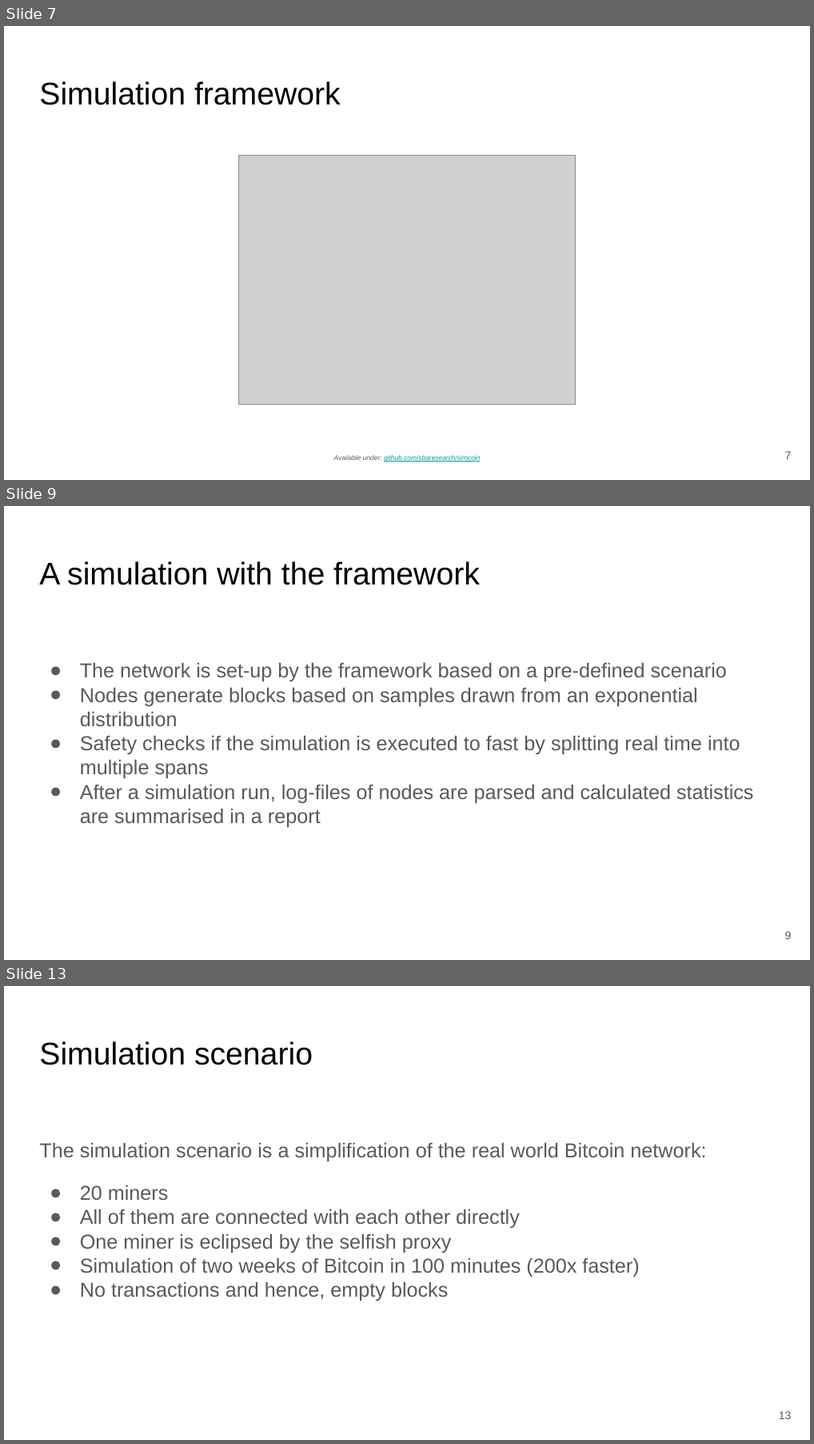
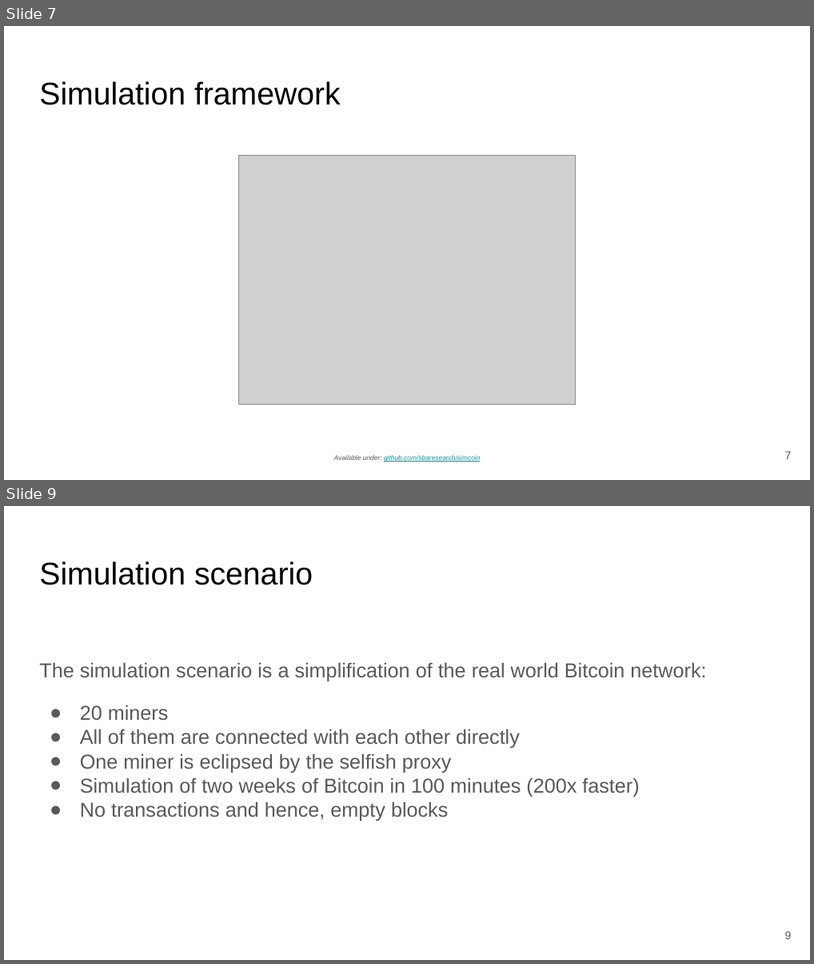
Before and after one commit to simonmulser/master-thesis, a slide deck: presentation/presentation.odp. Shown one above the other, each under a label of ours: slides 7, 9 and 13 before the commit, slides 7 and 9 after it; the slides between them are not shown. The pictures are 814x1444 and 814x964 pixels, drawn with LibreOffice and Linux fonts; fonts in the diff are those of the drawing; grey boxes stand for pictures. Boxes give left, top, right and bottom in pixels: in the first picture for what was removed or moved away, otherwise in the second. Text is boxed around its words. In the diff, an @@ line names an element or a change of style, - is before the commit and + after.

```diff
--- a/presentation/presentation.odp
+++ b/presentation/presentation.odp
@@ slide 9 removed at (4,506,810,960), background #FFFFFF @@
@@ title removed at (39,561,480,585) @@
-A simulation with the framework
@@ text removed at (80,662,754,827) @@
-● The network is set-up by the framework based on a pre-defined scenario
-● Nodes generate blocks based on samples drawn from an exponential distribution
-● Safety checks if the simulation is executed to fast by splitting real time into multiple spans
-● After a simulation run, log-files of nodes are parsed and calculated statistics are summarised in a report
@@ page number removed at (786,931,792,939) @@
-9
@@ what was slide 13 is now slide 9 @@
@@ page number at (786,931,792,939): text changed @@
-13
+9
```
Also in this commit, not shown: 4 slides changed, 3 other slides removed, 1 other file.
